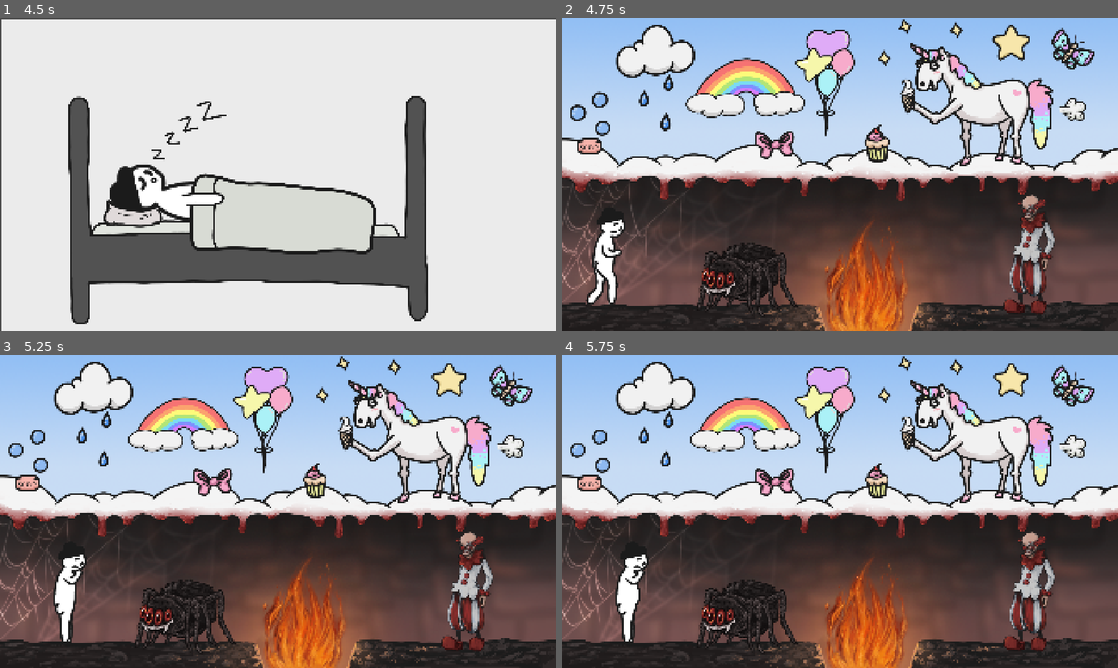
Above: before the commit, frames 1-4 (two rows, left to right).
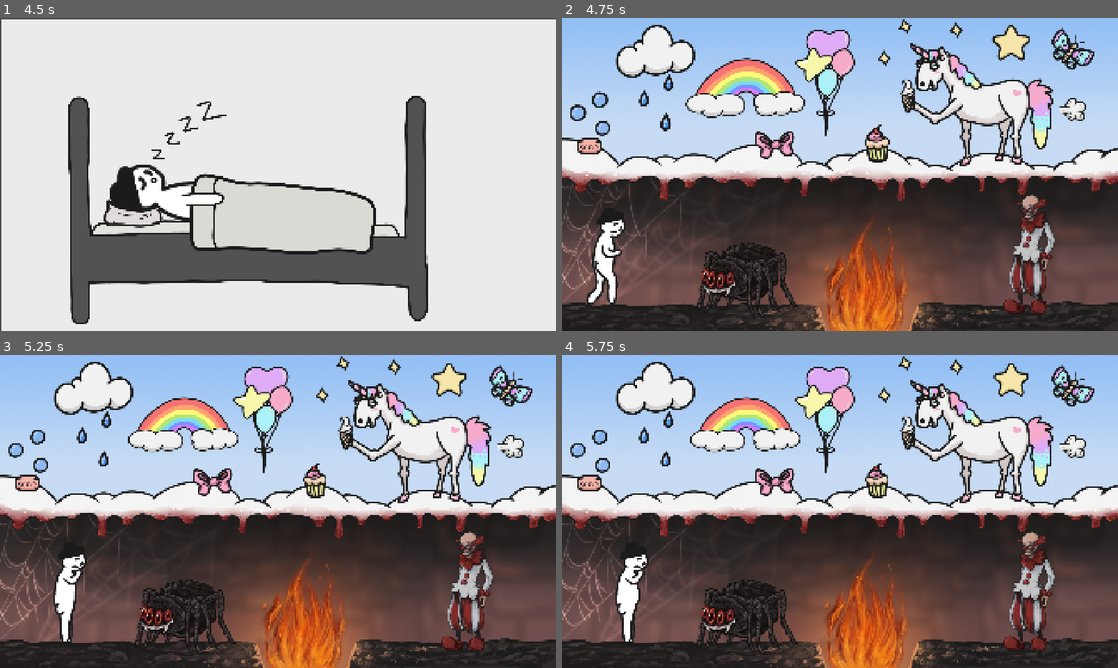
Above: after the commit, the same moments.

Repository: myryk31415/bimm-game-jam
Game: Godot game, scene res://scenes/main_menu.tscn
The game is run twice, just before and just after one commit, with the same random seed, the same clock (stepped at 60 frames per second) and the same inputs. The engine's default icon, where the game draws it, is replaced by a stand-in: a white triangle on a blue panel in a dark square. Sound files missing from this copy of the repository are replaced by a short silence.
Inputs (mouse positions are in pixels of both pictures, inside the frame that each line leads up to):
- Up to frame 1 (4.5 s): click "Start" at 0.5 s; tap Enter (ui_accept) at 1.25, 2, 3.5 s; move the mouse to (400, 158) at 1.27 s; hold Right (right) 1.28-2 s; tap C (flip) at 1.35, 2.85, 4.35 s; click (400, 158) at 1.42 s; tap Space (jump) at 1.52 s; drag from (166, 190) to (250, 237) at 2.02 s; move the mouse to (333, 105) at 2.77 s; hold Left (left) 2.78-3.5 s; drag from (250, 237) to (111, 127) at 3.52 s; move the mouse to (444, 221) at 4.27 s; hold Right (right) from 4.28 s (still down)
- Up to frame 2 (4.75 s): keep holding Right (right); tap Space (jump) at 4.52 s
- Up to frame 3 (5.25 s): release Right (right) at 5 s; drag from (183, 617) to (450, 642) at 5.02 s
- Up to frame 4 (5.75 s): no input

Frame 1 is identical in both runs. In frame 2, 0.2% of the frame differs, in the area x 63-89%, y 8-48%; in frame 3, 0.2%; in frame 4, 0.2%.

Commit message:
integrate animations into the drag scene
Signed-off-by: Paul Adam <adamp@posteo.de>

Diff:
--- a/scenes/drag.tscn
+++ b/scenes/drag.tscn
@@ -52,6 +52,9 @@
 unique_name_in_owner = true
 texture = ExtResource("2_g5hq8")
 
+[node name="AnimatedSprite2D" type="AnimatedSprite2D" parent="." unique_id=69060782]
+unique_name_in_owner = true
+
 [node name="AudioStreamPlayer" type="AudioStreamPlayer" parent="." unique_id=1513063433]
 unique_name_in_owner = true
 
--- a/scenes/level_1.tscn
+++ b/scenes/level_1.tscn
@@ -26,6 +26,7 @@
 [ext_resource type="AudioStream" uid="uid://dpgw3452y12k8" path="res://Sounds/spider_loop_1.wav" id="16_uuj1x"]
 [ext_resource type="AudioStream" uid="uid://ddeqkptyerkra" path="res://Sounds/uaah_give that back.wav" id="16_wbtxt"]
 [ext_resource type="AudioStream" uid="uid://bh0514w3brjd8" path="res://Sounds/spider_loop_2   .wav" id="17_3x5jj"]
+[ext_resource type="SpriteFrames" uid="uid://cgseexso2rkij" path="res://sprite_frames/unicorn.tres" id="17_lkded"]
 [ext_resource type="Texture2D" uid="uid://ddolwedrcdqvm" path="res://assets/ElinAssets/WaterDrop.png" id="17_so66j"]
 [ext_resource type="AudioStream" uid="uid://cu7vtx64a046r" path="res://Sounds/unicorn_fart.wav" id="17_x2fux"]
 [ext_resource type="AudioStream" uid="uid://dv4d6etj6eaxs" path="res://Sounds/spider_loop_3.wav" id="18_75ls7"]
@@ -33,16 +34,9 @@
 [ext_resource type="AudioStream" uid="uid://dv0lblaup1as4" path="res://Sounds/spider_loop_4.wav" id="19_gwsl1"]
 [ext_resource type="AudioStream" uid="uid://dpgmpd32wsas" path="res://Sounds/cute_spider_mommy_2.wav" id="20_y0ove"]
 [ext_resource type="AudioStream" uid="uid://cuvukxhj5ua0i" path="res://Sounds/horse_combined.wav" id="26_lkded"]
-[ext_resource type="Texture2D" uid="uid://ci61urtcjxd8m" path="res://assets/UnicornLickFrames/UnicornLick1.png" id="27_lvvyj"]
-[ext_resource type="Texture2D" uid="uid://cp8kally1mbct" path="res://assets/UnicornLickFrames/UnicornLick2.png" id="28_iwav6"]
 [ext_resource type="AudioStream" uid="uid://dwpqlyvalf143" path="res://Sounds/clown_laugh.wav" id="28_qb2q0"]
-[ext_resource type="Texture2D" uid="uid://cgcnt3fcr2ony" path="res://assets/UnicornLickFrames/UnicornLick3.png" id="29_n50md"]
 [ext_resource type="AudioStream" uid="uid://c7au6q0dr3n0x" path="res://Sounds/less of that.wav" id="29_qb2q0"]
-[ext_resource type="Texture2D" uid="uid://dtfp0cmf071qn" path="res://assets/UnicornLickFrames/UnicornLick4.png" id="30_mteb0"]
 [ext_resource type="AudioStream" uid="uid://byajdjerwqmll" path="res://Sounds/mine!.wav" id="30_x3eym"]
-[ext_resource type="Texture2D" uid="uid://cp2si60aews0f" path="res://assets/UnicornLickFrames/UnicornLick5.png" id="31_7dh7s"]
-[ext_resource type="Texture2D" uid="uid://cl3ac18a10na" path="res://assets/UnicornLickFrames/UnicornLick6.png" id="32_ymcg8"]
-[ext_resource type="Texture2D" uid="uid://dbh5lsvrfjufy" path="res://assets/UnicornLickFrames/UnicornLick7.png" id="33_gdkps"]
 [ext_resource type="Texture2D" uid="uid://ct2pvf4bgwyns" path="res://assets/fire-particle.png" id="35_8jqp6"]
 [ext_resource type="AudioStream" uid="uid://dnxqjfc606dys" path="res://Sounds/extinguish_fire.wav" id="36_0bysi"]
 [ext_resource type="Texture2D" uid="uid://dfafmuefstanq" path="res://assets/ElinAssets/Clown.png" id="45_jscgt"]
@@ -58,38 +52,6 @@
 [ext_resource type="Texture2D" uid="uid://dvmc1lcu4em18" path="res://assets/ElinAssets/BubblePopFrames/BubblePop3.png" id="55_88rua"]
 [ext_resource type="AudioStream" uid="uid://wj25avn0u8g0" path="res://Sounds/stop_that_uahh.wav" id="55_yfehg"]
 [ext_resource type="Texture2D" uid="uid://v454ochafucc" path="res://assets/ElinAssets/FearGame_Rainbow.png" id="56_x3eym"]
-
-[sub_resource type="SpriteFrames" id="SpriteFrames_fgw8e"]
-animations = [{
-"frames": [{
-"duration": 1.0,
-"texture": ExtResource("27_lvvyj")
-}, {
-"duration": 25.0,
-"texture": ExtResource("33_gdkps")
-}, {
-"duration": 1.0,
-"texture": ExtResource("28_iwav6")
-}, {
-"duration": 1.0,
-"texture": ExtResource("29_n50md")
-}, {
-"duration": 1.0,
-"texture": ExtResource("30_mteb0")
-}, {
-"duration": 1.0,
-"texture": ExtResource("31_7dh7s")
-}, {
-"duration": 1.0,
-"texture": ExtResource("32_ymcg8")
-}, {
-"duration": 1.0,
-"texture": ExtResource("33_gdkps")
-}],
-"loop": true,
-"name": &"default",
-"speed": 5.0
-}]
 
 [sub_resource type="SpriteFrames" id="SpriteFrames_4ila6"]
 animations = [{
@@ -136,12 +98,8 @@
 [node name="Unicorn" parent="." unique_id=1586559094 instance=ExtResource("8_15mv3")]
 position = Vector2(1444, 299)
 texture = ExtResource("8_e3sih")
+animation = ExtResource("17_lkded")
 sounds = Array[AudioStream]([ExtResource("10_d5akn"), ExtResource("13_s7g0b"), ExtResource("26_lkded")])
-
-[node name="AnimatedSprite2D" type="AnimatedSprite2D" parent="Unicorn" unique_id=524812239]
-sprite_frames = SubResource("SpriteFrames_fgw8e")
-autoplay = "default"
-frame_progress = 0.8444337
 
 [node name="Clown" parent="." unique_id=757569316 groups=["KillPlayer"] instance=ExtResource("8_15mv3")]
 position = Vector2(1638, 813)
--- a/scripts/drag.gd
+++ b/scripts/drag.gd
@@ -46,6 +46,9 @@
 			add_child(collision_polygon)
 			%Area2D.add_child(collision_polygon.duplicate())
 
+@export var animation: SpriteFrames:
+	set(value):
+		%AnimatedSprite2D.sprite_frames = value
 
 @export var sounds: Array[AudioStream]= []
 
@@ -54,8 +57,9 @@
 
 # Called when the node enters the scene tree for the first time.
 func _ready() -> void:
-	pass # Replace with function body.
-
+	if %AnimatedSprite2D.sprite_frames:
+		%Sprite2D.hide()
+		%AnimatedSprite2D.play("default")
 
 # Called every frame. 'delta' is the elapsed time since the previous frame.
 func _process(_delta: float) -> void:
--- /dev/null
+++ b/sprite_frames/unicorn.tres
@@ -0,0 +1,41 @@
+[gd_resource type="SpriteFrames" format=3 uid="uid://cgseexso2rkij"]
+
+[ext_resource type="Texture2D" uid="uid://ci61urtcjxd8m" path="res://assets/UnicornLickFrames/UnicornLick1.png" id="1_55ugk"]
+[ext_resource type="Texture2D" uid="uid://dbh5lsvrfjufy" path="res://assets/UnicornLickFrames/UnicornLick7.png" id="2_ixj8t"]
+[ext_resource type="Texture2D" uid="uid://cp8kally1mbct" path="res://assets/UnicornLickFrames/UnicornLick2.png" id="3_d2fo1"]
+[ext_resource type="Texture2D" uid="uid://cgcnt3fcr2ony" path="res://assets/UnicornLickFrames/UnicornLick3.png" id="4_fl7t6"]
+[ext_resource type="Texture2D" uid="uid://dtfp0cmf071qn" path="res://assets/UnicornLickFrames/UnicornLick4.png" id="5_rplb2"]
+[ext_resource type="Texture2D" uid="uid://cp2si60aews0f" path="res://assets/UnicornLickFrames/UnicornLick5.png" id="6_i4411"]
+[ext_resource type="Texture2D" uid="uid://cl3ac18a10na" path="res://assets/UnicornLickFrames/UnicornLick6.png" id="7_ujips"]
+
+[resource]
+animations = [{
+"frames": [{
+"duration": 1.0,
+"texture": ExtResource("1_55ugk")
+}, {
+"duration": 25.0,
+"texture": ExtResource("2_ixj8t")
+}, {
+"duration": 1.0,
+"texture": ExtResource("3_d2fo1")
+}, {
+"duration": 1.0,
+"texture": ExtResource("4_fl7t6")
+}, {
+"duration": 1.0,
+"texture": ExtResource("5_rplb2")
+}, {
+"duration": 1.0,
+"texture": ExtResource("6_i4411")
+}, {
+"duration": 1.0,
+"texture": ExtResource("7_ujips")
+}, {
+"duration": 1.0,
+"texture": ExtResource("2_ixj8t")
+}],
+"loop": true,
+"name": &"default",
+"speed": 5.0
+}]
